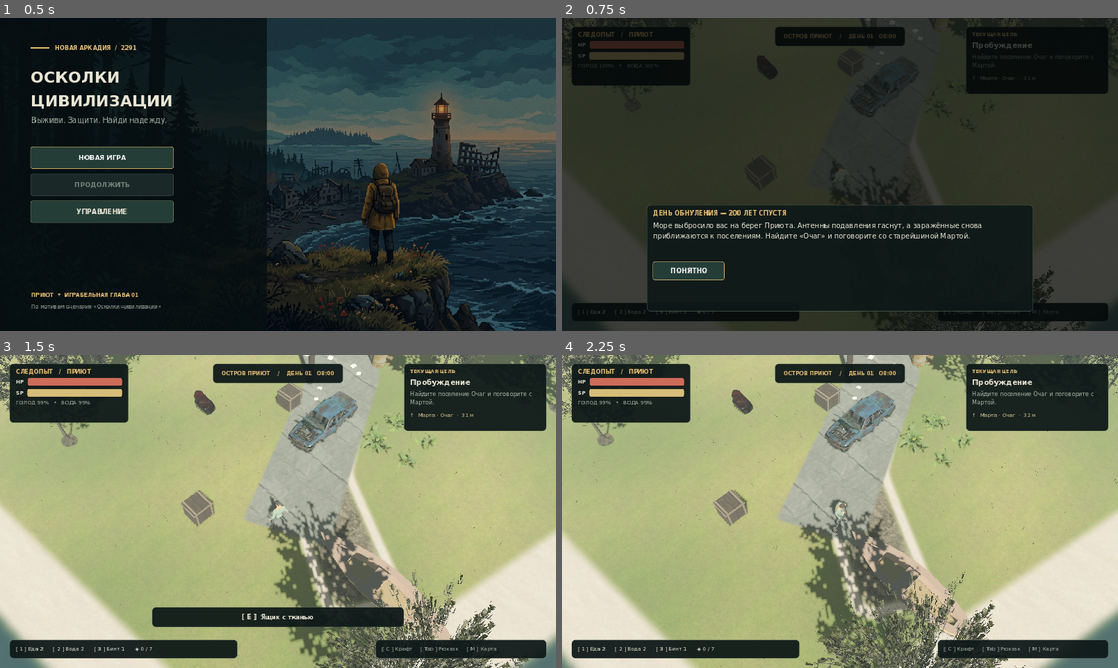
Above: before the commit, frames 1-4 (two rows, left to right).
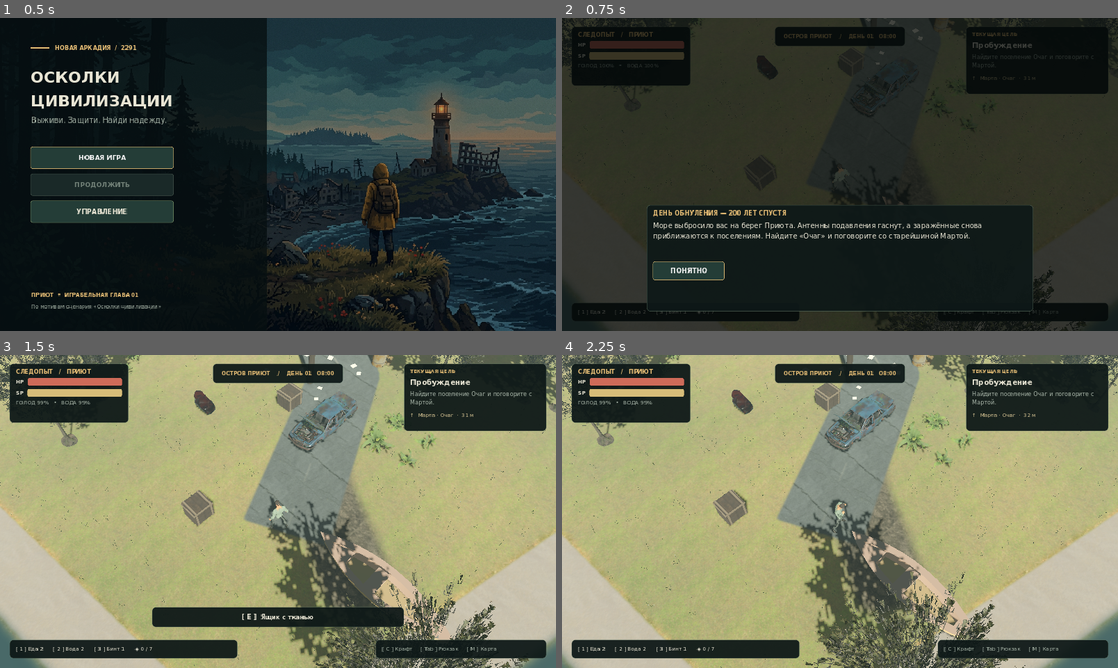
Above: after the commit, the same moments.

Repository: rewg40/my-godot-game
Game: Godot game, scene res://scenes/main.tscn
Same seed, same stepped clock (60 frames per second), same inputs: the game is played once before the commit and once after it.
Inputs (mouse positions are in pixels of both pictures, inside the frame that each line leads up to):
- Up to frame 1 (0.5 s): no input
- Up to frame 2 (0.75 s): click "НОВАЯ ИГРА" at 0.5 s
- Up to frame 3 (1.5 s): click "ПОНЯТНО" at 1.25 s
- Up to frame 4 (2.25 s): tap Enter at 2 s; move the mouse to (962, 495) at 2.02 s; hold D (move_right) from 2.03 s (still down); tap F (attack) at 2.1 s; click (962, 495) at 2.17 s

Frame 1 is identical in both runs. In frame 2, less than 0.1% of the frame differs, in the area x 0-98%, y 1-69%; in frame 3, 19%; in frame 4, 20%, in the area x 0-100%, y 0-100%.

Commit message:
Refine terrain blending, lighting and vegetation
Co-authored-by: arena-agent <297053741+arena-agent@users.noreply.github.com>

Diff:
--- a/scripts/environment_3d.gd
+++ b/scripts/environment_3d.gd
@@ -39,21 +39,21 @@
 	environment.sky = sky
 	environment.ambient_light_source = Environment.AMBIENT_SOURCE_COLOR
 	environment.ambient_light_color = Color("d1d8cd")
-	environment.ambient_light_energy = 0.57
+	environment.ambient_light_energy = 0.40
 	environment.fog_enabled = true
 	environment.fog_light_color = Color("899a94")
 	environment.fog_density = 0.006
 	environment.tonemap_mode = Environment.TONE_MAPPER_FILMIC
 	environment.adjustment_enabled = true
-	environment.adjustment_saturation = 0.84
-	environment.adjustment_contrast = 1.05
+	environment.adjustment_saturation = 0.90
+	environment.adjustment_contrast = 1.12
 	var atmosphere = WorldEnvironment.new()
 	atmosphere.environment = environment
 	add_child(atmosphere)
 	sun = DirectionalLight3D.new()
 	sun.rotation_degrees = Vector3(-48, -34, 0)
 	sun.light_color = Color("f1e7d4")
-	sun.light_energy = 0.95
+	sun.light_energy = 0.78
 	sun.shadow_enabled = true
 	sun.shadow_blur = 1.2
 	sun.directional_shadow_max_distance = 55.0
@@ -61,9 +61,9 @@
 
 func set_night(amount: float) -> void:
 	var t = clampf(amount, 0.0, 1.0)
-	sun.light_energy = lerpf(0.95, 0.25, t)
+	sun.light_energy = lerpf(0.78, 0.20, t)
 	sun.light_color = Color("f1e7d4").lerp(Color("94abc1"), t)
-	environment.ambient_light_energy = lerpf(0.57, 0.34, t)
+	environment.ambient_light_energy = lerpf(0.40, 0.24, t)
 	environment.fog_light_color = Color("899a94").lerp(Color("394e5b"), t)
 	sky_material.sky_top_color = Color("3c5059").lerp(Color("162536"), t)
 	sky_material.sky_horizon_color = Color("a1aca4").lerp(Color("485c6d"), t)
@@ -216,13 +216,13 @@
 	var grass_mesh = (candidates[0] as MeshInstance3D).mesh
 	var mask = SURFACE_MASK.get_image()
 	var positions: Array[Transform3D] = []
-	for i in range(4700):
+	for i in range(10500):
 		var p = Vector2(rng.randf_range(150, 3050), rng.randf_range(130, 2070))
 		var uv = Vector2i(clampi(int(p.x / 3200.0 * mask.get_width()), 0, mask.get_width() - 1), clampi(int(p.y / 2200.0 * mask.get_height()), 0, mask.get_height() - 1))
 		var pixel = mask.get_pixelv(uv)
-		if pixel.a < 0.95 or pixel.r > 0.06 or pixel.g > 0.12:
-			continue
-		var size = rng.randf_range(0.85, 1.9)
+		if pixel.a < 0.95 or pixel.r > 0.06 or pixel.g > 0.12 or pixel.b > 0.45:
+			continue
+		var size = rng.randf_range(1.15, 2.5)
 		var basis = Basis(Vector3.UP, rng.randf_range(0.0, TAU)).scaled(Vector3.ONE * size)
 		var origin = Vector3(p.x * SCALE, height_at(p.x * SCALE, p.y * SCALE) - 0.02, p.y * SCALE)
 		positions.append(Transform3D(basis, origin))
--- a/shaders/island_surface.gdshader
+++ b/shaders/island_surface.gdshader
@@ -16,24 +16,28 @@
 	vec2 world_uv = UV * vec2(64.0, 44.0); // roughly 2 m per grass tile
 	vec3 grass_a = texture(grass_tex, world_uv).rgb;
 	vec3 grass_b = texture(grass_tex, world_uv.yx * 0.57 + vec2(0.31, 0.17)).rgb;
+	// Large-scale variations break up the repeating detail into uneven patches
+	// of green growth and dry leaf litter, rather than a single flat lawn.
 	float macro = 0.5 + 0.5 * sin(UV.x * 47.0 + sin(UV.y * 21.0)) * sin(UV.y * 37.0);
-	vec3 grass = mix(grass_a, grass_b, 0.28 + macro * 0.20);
+	float patches = smoothstep(0.18, 0.48, texture(litter_tex, UV * vec2(5.3, 3.7)).r);
+	vec3 grass = mix(grass_a, grass_b, 0.25 + macro * 0.20);
 	vec3 litter = texture(litter_tex, world_uv * 0.83 + vec2(0.37, 0.2)).rgb;
-	grass = mix(grass, litter, 0.28 + macro * 0.18);
+	grass = mix(grass, litter, 0.32 + patches * 0.35);
 	vec3 forest = texture(forest_tex, world_uv * 0.8).rgb;
-	grass = mix(grass, forest, layout.b * 0.65);
-	grass *= mix(vec3(0.91, 0.94, 0.86), vec3(1.04, 1.00, 0.91), macro);
+	float forest_mask = clamp(layout.b * 2.7, 0.0, 1.0) * (1.0 - smoothstep(0.45, 0.7, layout.b));
+	grass = mix(grass, forest, forest_mask * 0.62);
+	grass *= mix(vec3(0.78, 0.83, 0.75), vec3(0.92, 0.90, 0.82), macro);
 
 	vec3 dirt = texture(dirt_tex, world_uv * 0.8).rgb;
 	vec3 sand = texture(sand_tex, world_uv * 0.7).rgb;
-	float sand_mask = smoothstep(0.1, 0.37, layout.g) * (1.0 - smoothstep(0.56, 0.9, layout.g));
-	float dirt_mask = smoothstep(0.6, 0.95, layout.g);
-	vec3 terrain = mix(grass, sand, sand_mask);
-	terrain = mix(terrain, dirt, dirt_mask);
+	float sand_mask = smoothstep(0.42, 0.75, layout.b);
+	float dirt_mask = smoothstep(0.05, 0.85, layout.g);
+	vec3 terrain = mix(grass, sand * 0.82, sand_mask);
+	terrain = mix(terrain, dirt * 0.82, dirt_mask);
 
 	vec3 asphalt = texture(asphalt_tex, world_uv * 0.67).rgb;
 	float road = smoothstep(0.05, 0.5, layout.r);
-	terrain = mix(terrain, asphalt * vec3(0.95, 0.97, 0.94), road);
+	terrain = mix(terrain, asphalt * vec3(0.68, 0.74, 0.77), road);
 	float marking = smoothstep(0.72, 0.92, layout.r);
 	terrain = mix(terrain, vec3(0.50, 0.49, 0.42), marking * 0.65);
 
--- a/tests/visual_probe.gd
+++ b/tests/visual_probe.gd
@@ -21,6 +21,15 @@
 	var world = main.current_screen
 	world.hud.close_modal()
 	await create_timer(1.5).timeout
+	var grass = world.environment_3d.get_node("GrassCover") as MultiMeshInstance3D
+	var nearby = 0
+	for i in range(grass.multimesh.instance_count):
+		if grass.multimesh.get_instance_transform(i).origin.distance_to(world.player.global_position) < 10.0:
+			nearby += 1
+	var first_material = grass.multimesh.mesh.surface_get_material(0)
+	print("GRASS_REPORT instances=", grass.multimesh.instance_count, " nearby=", nearby,
+		" mesh_aabb=", grass.multimesh.mesh.get_aabb(), " combined_aabb=", grass.get_aabb(),
+		" material=", first_material.resource_name if first_material else "none")
 	await _capture(out_dir + "/beach3d.png")
 	world.player.global_position = world.map_to_world(Vector2(840, 1345)) + Vector3.UP * 0.12
 	world.player.velocity = Vector3.ZERO
Binary file changed: assets/environment/terrain_mask.png
Not shown, changed: .github/workflows/godot.yml
Not shown, changed: tests/encode_probe.py
Not shown, changed: tools/generate_terrain_mask.py
